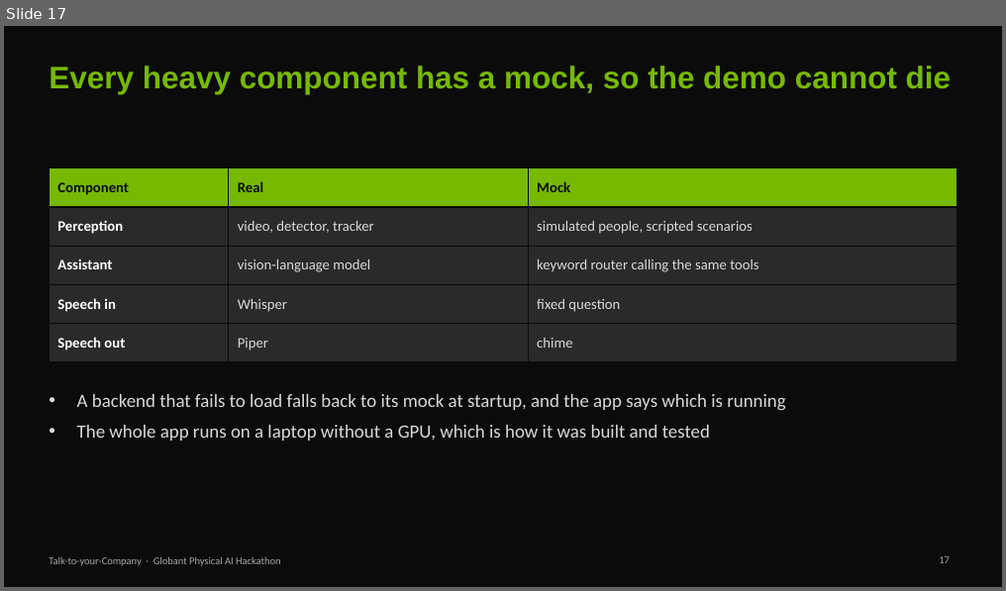
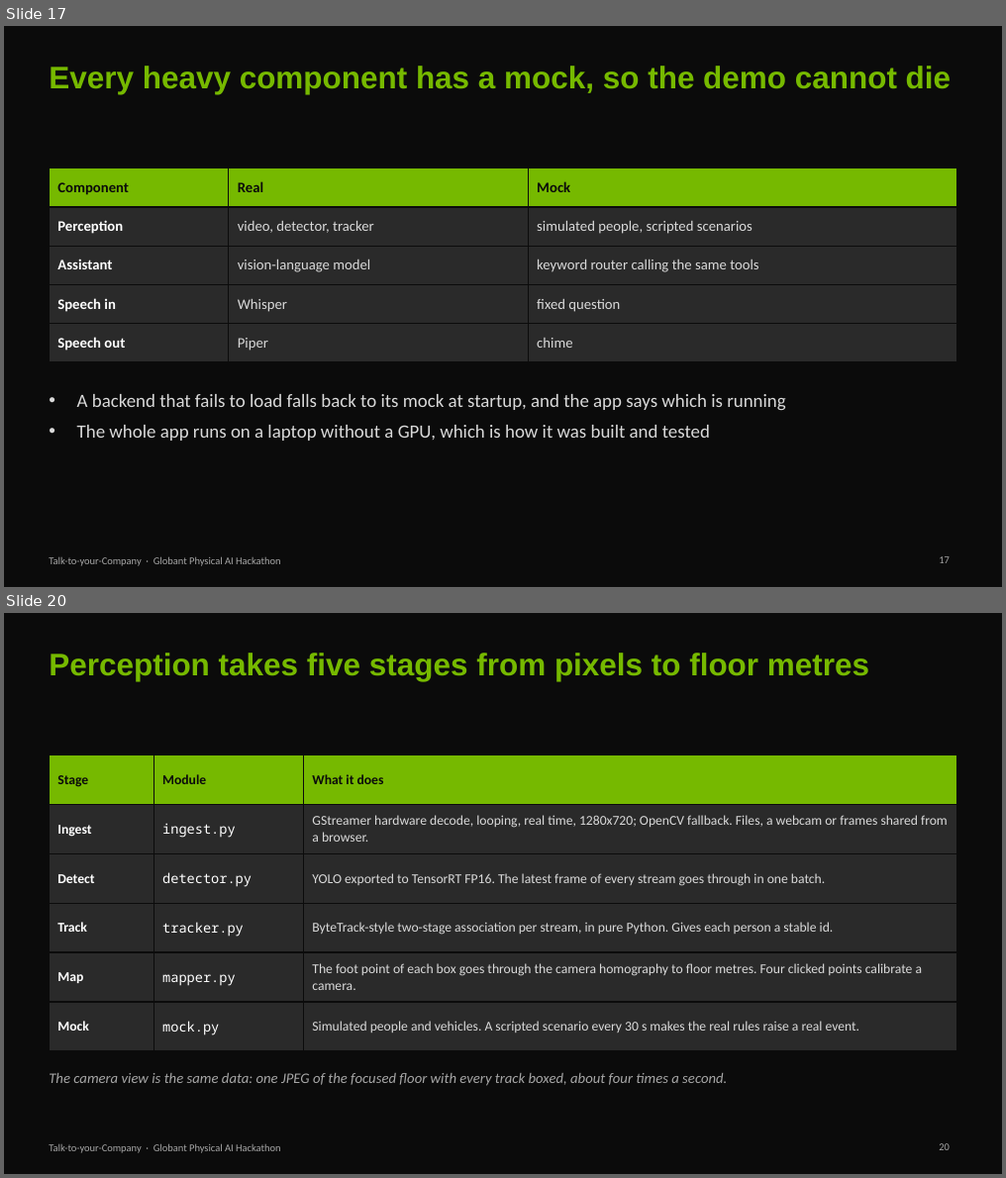
Before and after one commit to Yash-Kavaiya/talk-to-your-company, a slide deck: presentation/talk-to-your-company.pptx. Shown one above the other, each under a label of ours: slide 17 before the commit, slides 17 and 20 after it; the slides between them are not shown. The pictures are 1006x591 and 1006x1178 pixels, drawn with LibreOffice and Linux fonts; fonts in the diff are those of the drawing. Boxes give left, top, right and bottom in pixels: in the first picture for what was removed or moved away, otherwise in the second. Text is boxed around its words. In the diff, an @@ line names an element or a change of style, - is before the commit and + after.

```diff
--- a/presentation/talk-to-your-company.pptx
+++ b/presentation/talk-to-your-company.pptx
@@ slide 20 added at [4, 613, 1002, 1174], background #0B0B0B; not listed: 1 template element that a slide beside it also shows @@
@@ title added at [49, 653, 869, 681], 30 pt, text #76B900, bold @@
+Perception takes five stages from pixels to floor metres
@@ table added at [49, 756, 957, 1040], 6 rows, 3 columns @@
+Stage | Module | What it does
+Ingest | ingest.py | GStreamer hardware decode, looping, real time, 1280x720; OpenCV fallback. Files, a webcam or frames shared from a browser.
+Detect | detector.py | YOLO exported to TensorRT FP16. The latest frame of every stream goes through in one batch.
+Track | tracker.py | ByteTrack-style two-stage association per stream, in pure Python. Gives each person a stable id.
+Map | mapper.py | The foot point of each box goes through the camera homography to floor metres. Four clicked points calibrate a camera.
+Mock | mock.py | Simulated people and vehicles. A scripted scenario every 30 s makes the real rules raise a real event.
@@ text added at [49, 1073, 727, 1086], 14 pt, text #A6A6A6, italic @@
+The camera view is the same data: one JPEG of the focused floor with every track boxed, about four times a second.
@@ page number added at [939, 1144, 949, 1151], 10 pt, text #A6A6A6 @@
+20
```
Also in this commit, not shown: 1 slide changed, 13 other slides added, 7 other files.
